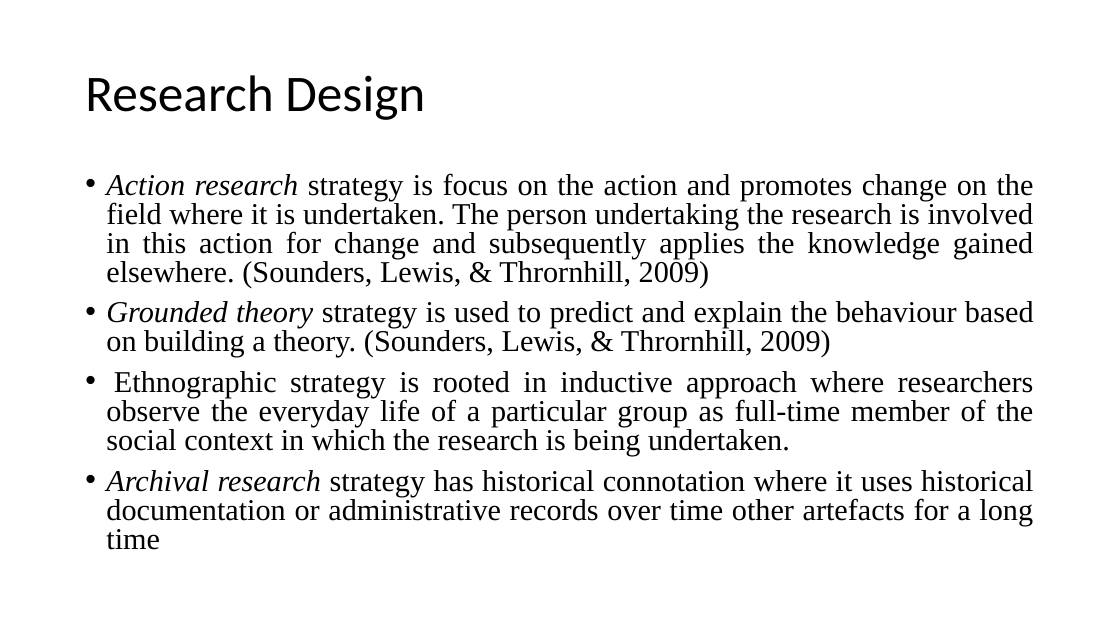
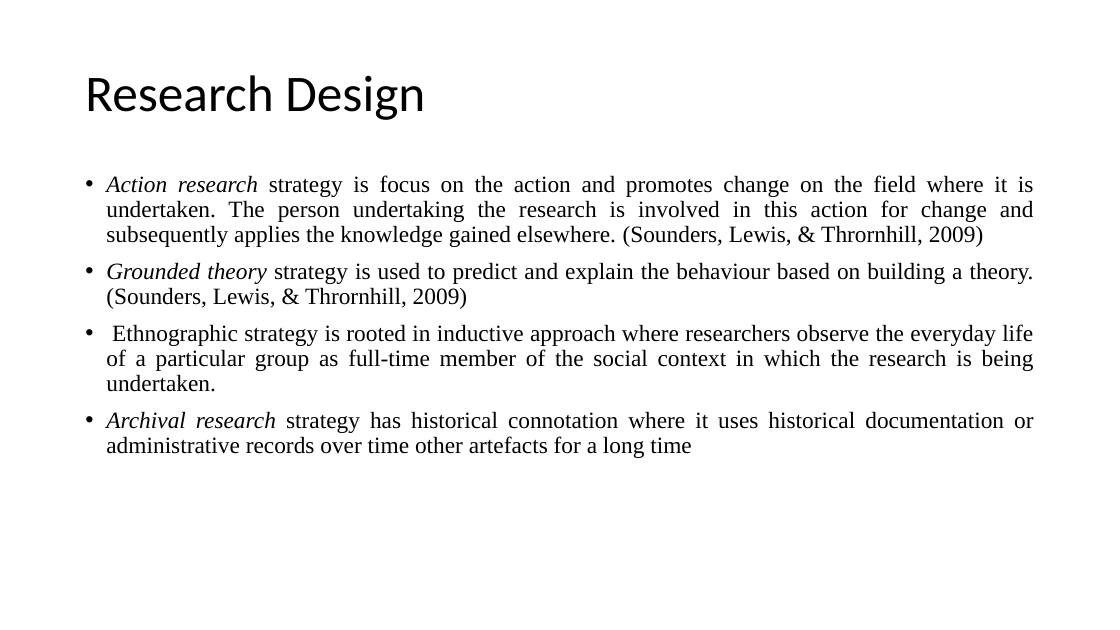
Before and after one commit to mutanganajoseph/Documents, a slide deck: slide 18 of auca/sem-1/edrom-8113-study-research/7 Scientific Research Method.pptx. Drawn at 1120x630 pixels with LibreOffice and Linux fonts; fonts in the diff are those of the drawing. Boxes give left, top, right and bottom in pixels: in the first picture for what was removed or moved away, otherwise in the second. Text is boxed around its words. In the diff, an @@ line names an element or a change of style, - is before the commit and + after.

```diff
--- a/auca/sem-1/edrom-8113-study-research/7 Scientific Research Method.pptx
+++ b/auca/sem-1/edrom-8113-study-research/7 Scientific Research Method.pptx
@@ text "Action research strategy is focus ..." at (106, 175, 1034, 458): size 25.9 to 20 pt; line spacing 0.8 to 0.9 @@
```
Also in this commit, not shown: 4 other slides changed, 6 other files.
